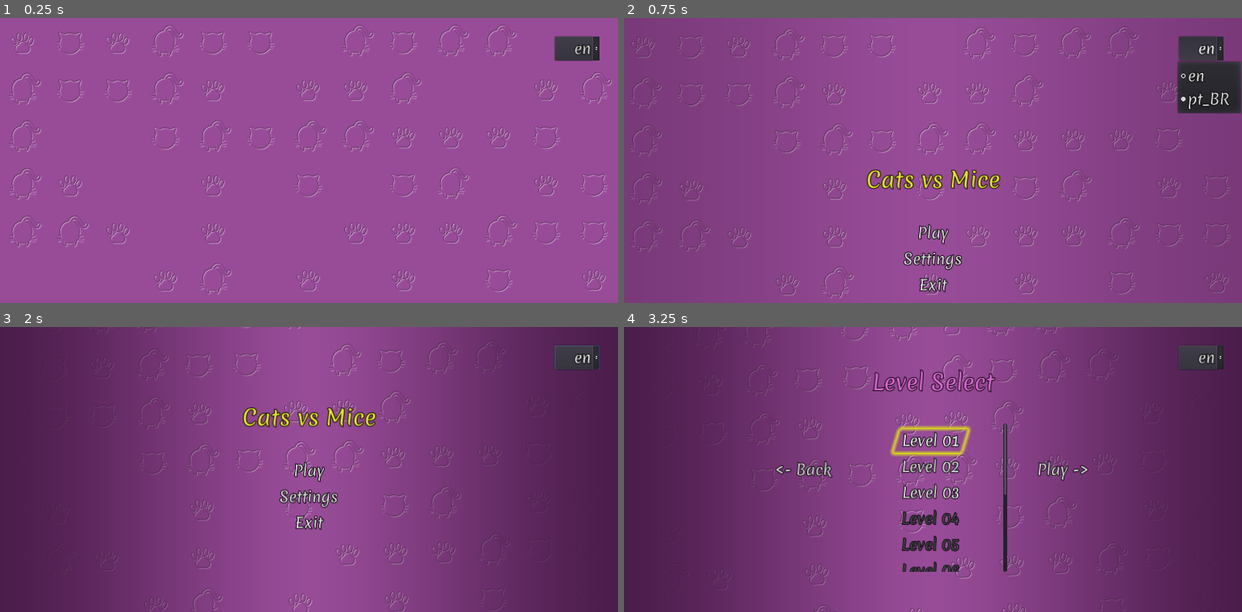
Above: before the commit, frames 1-4 (two rows, left to right).
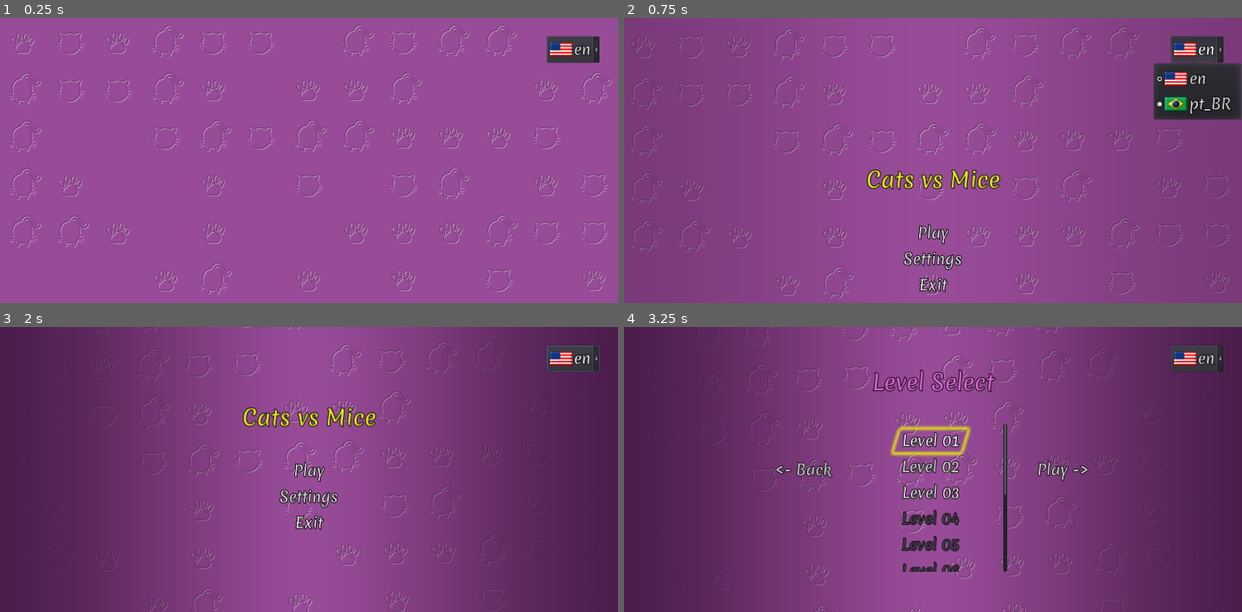
Above: after the commit, the same moments.

Repository: vibrunazo/godot-cats
Game: Godot game, scene res://scenes/maps/MainScene.tscn
Same seed, same stepped clock (60 frames per second), same inputs: the game is played once before the commit and once after it. Sound files missing from this copy of the repository are replaced by a short silence.
Inputs:
- Up to frame 1 (0.25 s): no input
- Up to frame 2 (0.75 s): click "en" at 0.5 s
- Up to frame 3 (2 s): click "Play" at 1.25 s
- Up to frame 4 (3.25 s): click "Play" at 2 s; click "Level 01" at 2.75 s

The runs differ from the first frame. In frame 1, 0.4% of the frame differs, in the area x 88-97%, y 6-16%; in frame 2, 1.8%, in the area x 85-100%, y 6-36%; in frame 3, 0.4%; in frame 4, 0.3%.

Commit message:
flag icons, changing language updates all texts

Diff:
--- a/scenes/cats/Cat.gd
+++ b/scenes/cats/Cat.gd
@@ -19,8 +19,8 @@
 export var shot_speed = 400
 export var turn_speed: float = 3.5
 export var attack_anim = "attack"
-export var action_names: Array = [tr('action_delete'), tr('action_range'), tr('action_damage')]
-export var action_descs: Array = [tr('action_delete_desc'), tr('action_range_desc'), tr('action_damage_desc')]
+export var action_names: Array = ['action_delete', 'action_range', 'action_damage']
+export var action_descs: Array = ['action_delete_desc', 'action_range_desc', 'action_damage_desc']
 # Meows every X shots
 export var meow_every = 0
 export(FocusType) var focus = 0
@@ -131,8 +131,8 @@
 		mouse.show_target_index(false)
 
 func update_tooltip():
-	var full_name = GameData.cat_data[cat_name].full_name
-	var description = GameData.cat_data[cat_name].description
+	var full_name = tr(GameData.cat_data[cat_name].full_name)
+	var description = tr(GameData.cat_data[cat_name].description)
 	description = (
 		tr('cat_stats')
 #"""[color=#ee1]damage[/color] %s
@@ -155,7 +155,7 @@
 	for b in buttons:
 		var button: CircleButton = b
 #		button.el_tooltip.rect_min_size.x = 250
-		button.el_tooltip.set_label(action_names[id], action_descs[id])
+		button.el_tooltip.set_label(tr(action_names[id]), tr(action_descs[id]))
 		button.register_tooltip()
 		id += 1
 	el_cat_tooltip.register_tooltip()
--- a/scenes/cats/Cat03.gd
+++ b/scenes/cats/Cat03.gd
@@ -3,8 +3,8 @@
 class_name Cat3, "res://assets/cat03.png"
 
 func _ready():
-	action_names = [tr('action_delete'), tr('action_range'), tr('action_sleep')]
-	action_descs = [tr('action_delete_desc'), tr('action_range_desc'), tr('action_sleep_desc')]
+	action_names = ['action_delete', 'action_range', 'action_sleep']
+	action_descs = ['action_delete_desc', 'action_range_desc', 'action_sleep_desc']
 
 func _on_up2_pressed():
 	var cost = 25
--- a/scenes/maps/MainScene.tscn
+++ b/scenes/maps/MainScene.tscn
@@ -7,6 +7,8 @@
 [ext_resource path="res://scenes/LevelSelectMenu.tscn" type="PackedScene" id=5]
 [ext_resource path="res://assets/audio/music/One Man Symphony - Royalty Free Soundtrack Collection - 74 Happy Memories.mp3" type="AudioStream" id=6]
 [ext_resource path="res://resources/cats_theme.tres" type="Theme" id=7]
+[ext_resource path="res://assets/us.png" type="Texture" id=8]
+[ext_resource path="res://assets/brazil.png" type="Texture" id=9]
 
 [sub_resource type="Gradient" id=4]
 resource_local_to_scene = true
@@ -670,14 +672,15 @@
 [node name="LangOption" type="OptionButton" parent="CanvasLayer/MarginContainer"]
 unique_name_in_owner = true
 margin_top = 50.0
-margin_right = 120.0
-margin_bottom = 115.0
+margin_right = 142.0
+margin_bottom = 120.0
 rect_min_size = Vector2( 120, 0 )
 focus_neighbour_bottom = NodePath("../../MainMenu/HBoxContainer/ResumeButton")
 action_mode = 1
 text = "en"
+icon = ExtResource( 8 )
 align = 2
-items = [ "en", null, false, 0, null, "pt_BR", null, false, 1, null ]
+items = [ "en", ExtResource( 8 ), false, 0, null, "pt_BR", ExtResource( 9 ), false, 1, null ]
 selected = 0
 
 [node name="TileMap" type="TileMap" parent="."]
--- a/scenes/maps/Map.gd
+++ b/scenes/maps/Map.gd
@@ -106,7 +106,7 @@
 		var cat_data = data[button.name]
 		var cost = cat_data.cost
 		var cat_name = cat_data.full_name
-		var desc = cat_data.description
+		var desc = tr(cat_data.description)
 		b.el_tooltip.set_label(cat_name, desc)
 		b.connect("pressed", self, "action_pressed", [b.get_name(), b])
 		b.connect("button_up", self, "action_released", [b.get_name(), b])
--- a/scripts/GameData.gd
+++ b/scripts/GameData.gd
@@ -3,20 +3,20 @@
 onready var cat_data = {
 	"Cat1": {
 		'id': 0,
-		'full_name': tr('cat1'),
-		'description': tr('cat1_description'),
+		'full_name': 'cat1',
+		'description': 'cat1_description',
 		'cost': 10
 	},
 	"Cat2": {
 		'id': 1,
-		'full_name': tr('cat2'),
-		'description': tr('cat2_description'),
+		'full_name': 'cat2',
+		'description': 'cat2_description',
 		'cost': 15
 	},
 	"Cat3": {
 		'id': 2,
-		'full_name': tr('cat3'),
-		'description': tr('cat3_description'),
+		'full_name': 'cat3',
+		'description': 'cat3_description',
 		'cost': 20
 	}
 }
Binary file added: assets/brazil.png
Not shown, added: assets/brazil.png.import
Binary file added: assets/us.png
Not shown, added: assets/us.png.import
Not shown: 1 places in scenes/maps/MainScene.tscn that only renumber resources
